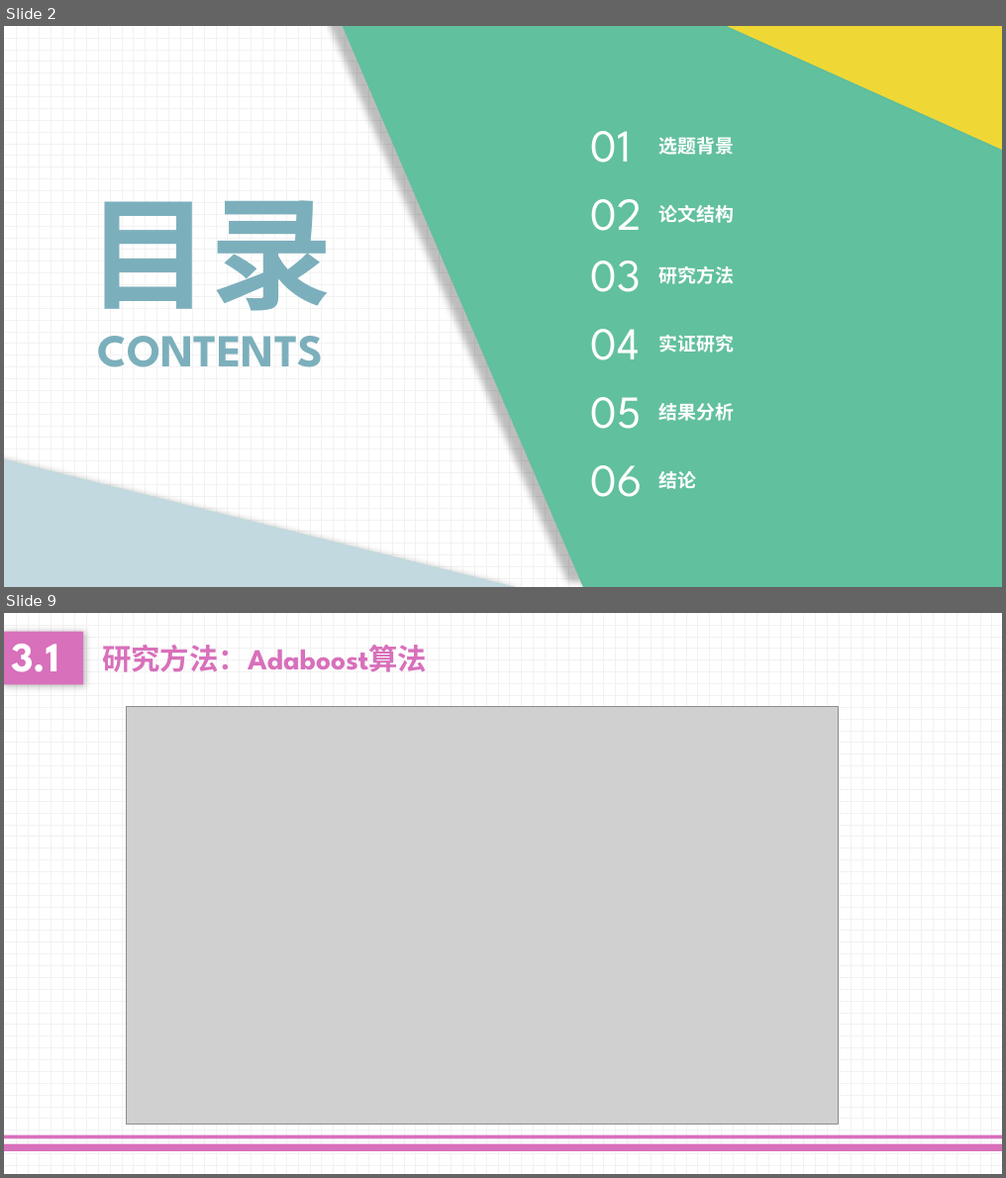
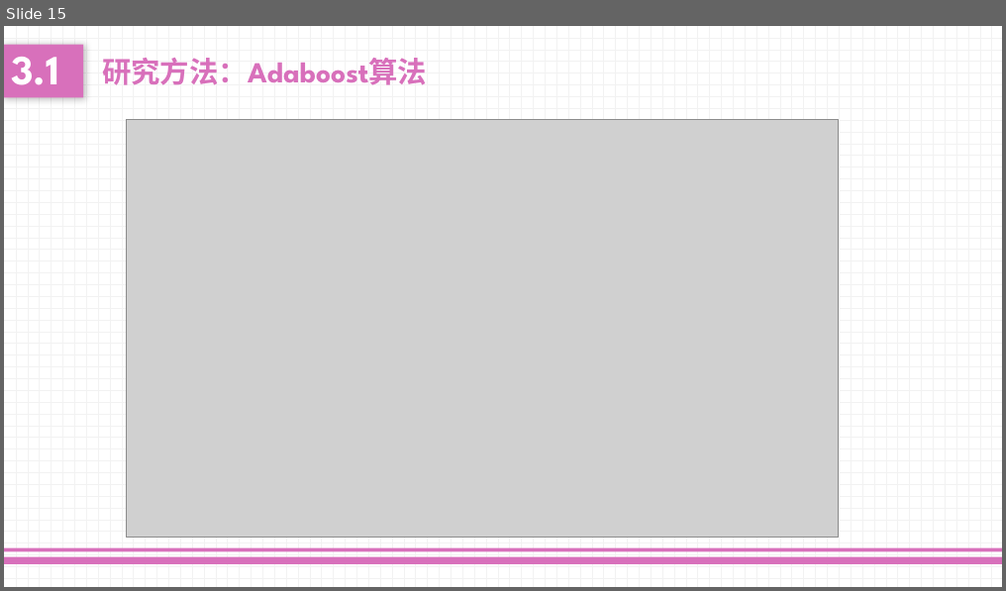
Before and after one commit to lloydliu717/MidtermProject, a slide deck: Presentation.pptx. Shown one above the other, each under a label of ours: slides 2 and 9 before the commit, slide 15 after it; the slides between them are not shown. The pictures are 1006x1178 and 1006x591 pixels, drawn with LibreOffice and Linux fonts; fonts in the diff are those of the drawing; grey boxes stand for pictures. Boxes give left, top, right and bottom in pixels: in the first picture for what was removed or moved away, otherwise in the second. Text is boxed around its words. In the diff, an @@ line names an element or a change of style, - is before the commit and + after.

```diff
--- a/Presentation.pptx
+++ b/Presentation.pptx
@@ slide 2 removed at <box>4,26,1002,587</box>, background pattern #F2F2F2 on #FFFFFF @@
@@ freeform shape removed at <box>343,26,1002,587</box> @@
@@ right triangle removed at <box>727,26,1002,150</box> @@
@@ text removed at <box>591,131,632,163</box> @@
-01
@@ text removed at <box>659,137,735,155</box> @@
-选题背景
@@ text removed at <box>88,200,334,311</box> @@
-目录
@@ text removed at <box>591,199,643,231</box> @@
-02
@@ text removed at <box>659,205,735,223</box> @@
-论文结构
@@ text removed at <box>591,261,642,292</box> @@
-03
@@ text removed at <box>659,267,735,284</box> @@
-研究方法
@@ text removed at <box>97,336,323,368</box> @@
-CONTENTS
@@ text removed at <box>591,329,640,361</box> @@
-04
@@ text removed at <box>659,335,735,353</box> @@
-实证研究
@@ text removed at <box>591,397,642,429</box> @@
-05
@@ text removed at <box>659,403,735,421</box> @@
-结果分析
@@ right triangle removed at <box>4,460,515,587</box> @@
@@ text removed at <box>591,466,643,497</box> @@
-06
@@ text removed at <box>659,472,697,489</box> @@
-结论
@@ what was slide 9 is now slide 15 @@
```
Also in this commit, not shown: 2 slides changed, 12 slides added, 5 other slides removed.
